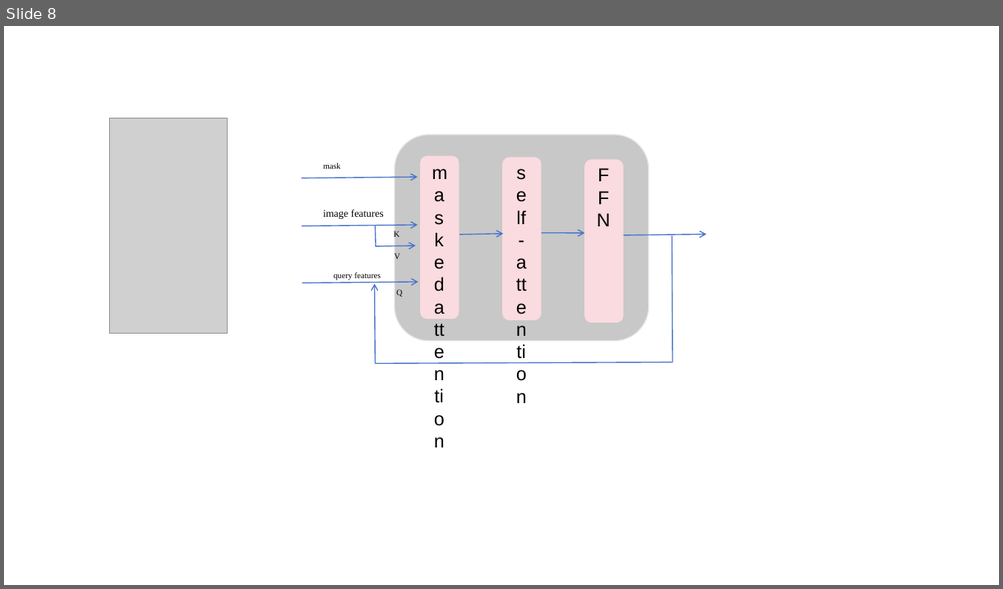
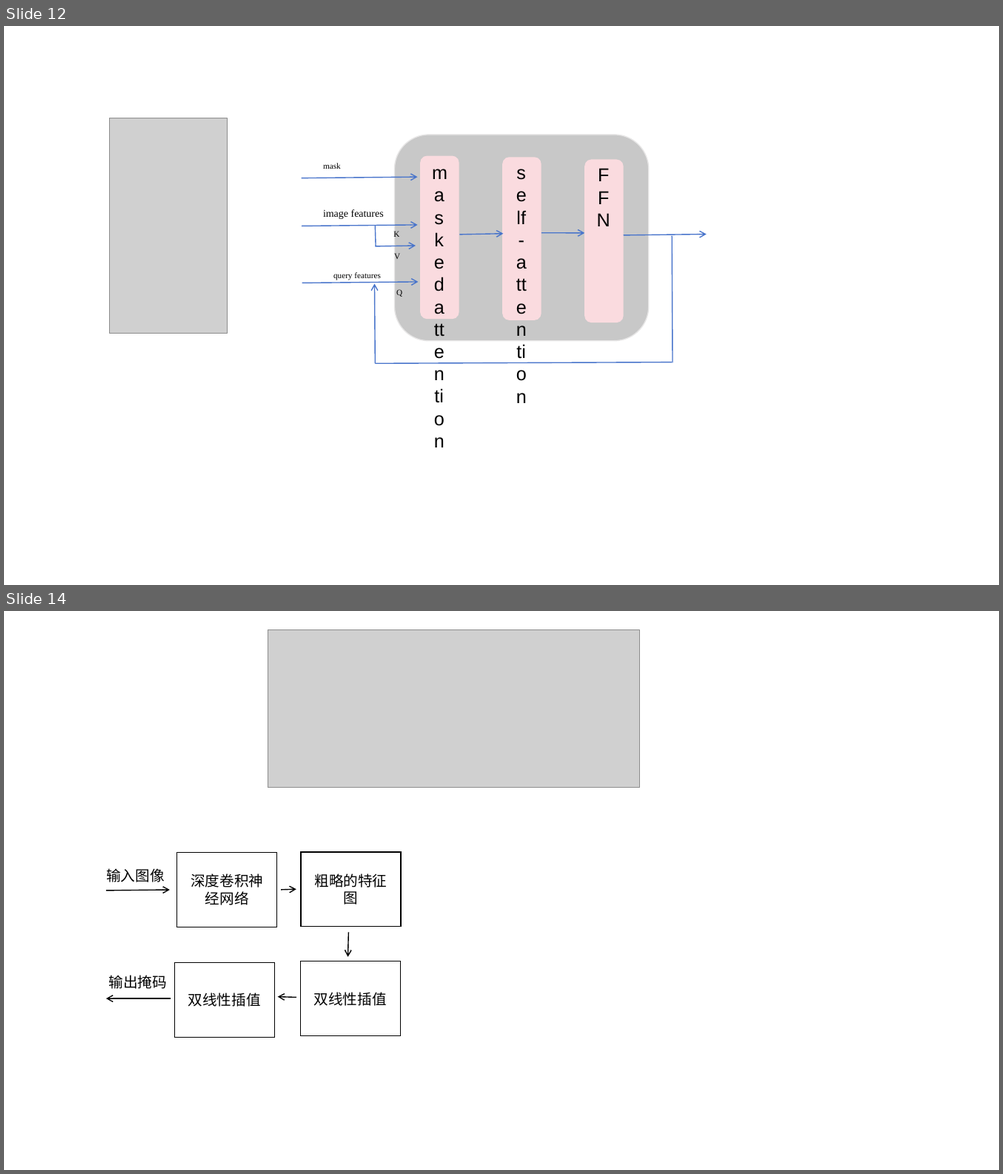
Before and after one commit to wanggy820/MedSAM, a slide deck: 小论文/architecture.pptx. Shown one above the other, each under a label of ours: slide 8 before the commit, slides 12 and 14 after it; the slides between them are not shown. The pictures are 1003x589 and 1003x1174 pixels, drawn with LibreOffice and Linux fonts; fonts in the diff are those of the drawing; grey boxes stand for pictures. Boxes give left, top, right and bottom in pixels: in the first picture for what was removed or moved away, otherwise in the second. Text is boxed around its words. In the diff, an @@ line names an element or a change of style, - is before the commit and + after.

```diff
--- a/小论文/architecture.pptx
+++ b/小论文/architecture.pptx
@@ slide 14 added at bbox=[4, 611, 999, 1170], background #FFFFFF @@
@@ picture added at bbox=[267, 630, 640, 788] @@
@@ rectangle added at bbox=[177, 853, 277, 927], fill #FFFFFF, outline #000000 1 pt @@
@@ rectangle added at bbox=[301, 852, 401, 926], fill #FFFFFF, outline #000000 1 pt @@
@@ text added at bbox=[106, 869, 164, 883], 14 pt, text #000000 @@
+输入图像
@@ text added at bbox=[190, 874, 263, 906], 14 pt, text #000000 @@
+深度卷积神经网络
@@ text added at bbox=[314, 874, 387, 905], 14 pt, text #000000 @@
+粗略的特征图
@@ arrow added from (106, 891) to (170, 890), #000000 1 pt @@
@@ arrow added from (281, 890) to (296, 889), #000000 1 pt @@
@@ arrow added from (349, 933) to (348, 957), #000000 1 pt @@
@@ rectangle added at bbox=[174, 963, 274, 1038], fill #FFFFFF, outline #000000 1 pt @@
@@ rectangle added at bbox=[300, 962, 400, 1037], fill #FFFFFF, outline #000000 1 pt @@
@@ text added at bbox=[108, 975, 166, 989], 14 pt, text #000000 @@
+输出掩码
@@ arrow added from (170, 999) to (106, 999), #000000 1 pt @@
@@ text added at bbox=[188, 993, 261, 1007], 14 pt, text #000000 @@
+双线性插值
@@ arrow added from (296, 997) to (278, 997), #000000 1 pt @@
@@ text added at bbox=[314, 992, 387, 1006], 14 pt, text #000000 @@
+双线性插值
@@ what was slide 8 is now slide 12 @@
```
Also in this commit, not shown: 6 other slides added, 11 other files.
